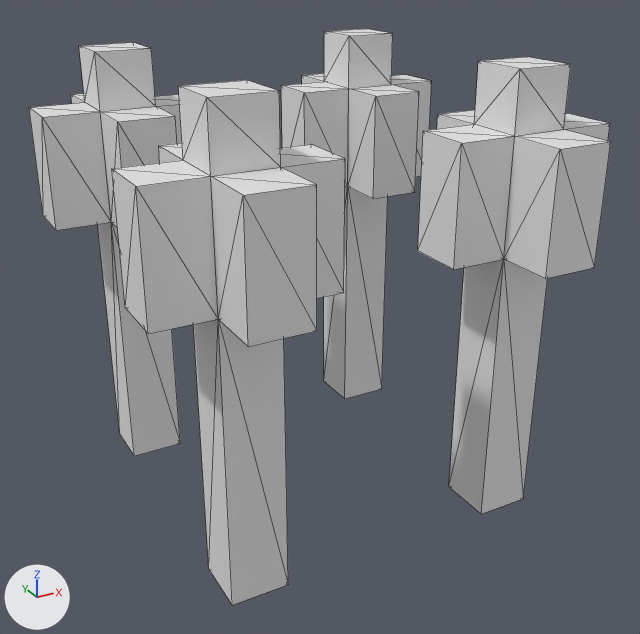
The OBJ model Assets/Models/spike-trap/spike-trap-0.obj: old version first, new version second.
Camera for both pictures: a 50 mm camera at (-0.216, -0.847, 1.593) aimed at (0.506, 0.465, 0.937). The lights are fixed; the arrows at lower left show +X, +Y and +Z. Mesh edges are drawn as thin lines. Materials are left out; every surface is plain grey. Where no turn or scale is listed for an object, it has been applied to the vertices. Vertices at the same position are counted once.

Objects in the first picture: 'Untitled'.
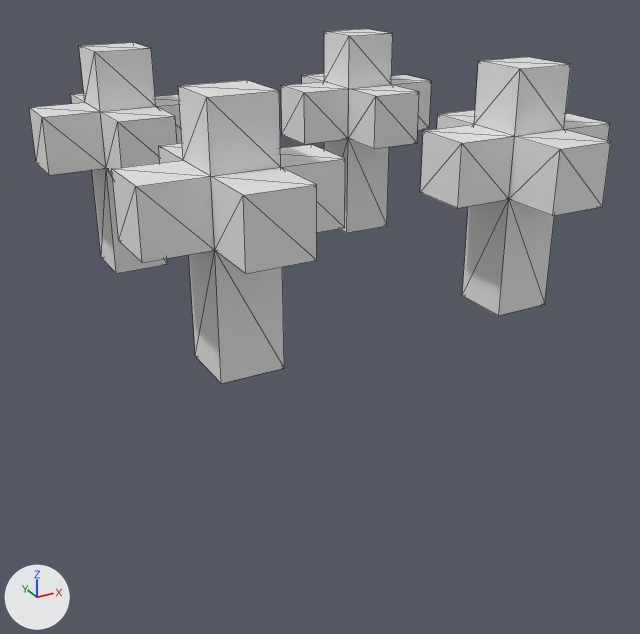
The newer file is also turned or shifted as a whole; pictures and numbers use the older file's frame.

The change in detail:
me_untitled has 128 vertices, 240 faces and spans x 0.1..0.9, y 0.1..0.9, z 0.6..1.4.
me_untitled is used by ob_untitled; location (0.0, 0.0, 0.0).
me_untitled part 1: all 64 vertices in x 0.1..0.9, y 0.1..0.9, z 0.6..1.1 are scaled about their middle by (1, 1, 0.4), then moved by (0.0, 0.0, 0.25).

Boxes (x1, y1, x2, y2) around the edits, measured in the pictures (640 x 634 px; the box of a moved part takes in the faces that stretch with it):
'Untitled', reshaped (38% shorter): before (29, 29, 611, 605); after (29, 29, 611, 383)
part 1 of me_untitled, moved or reshaped: before (34, 75, 611, 605); after (34, 75, 611, 383)
